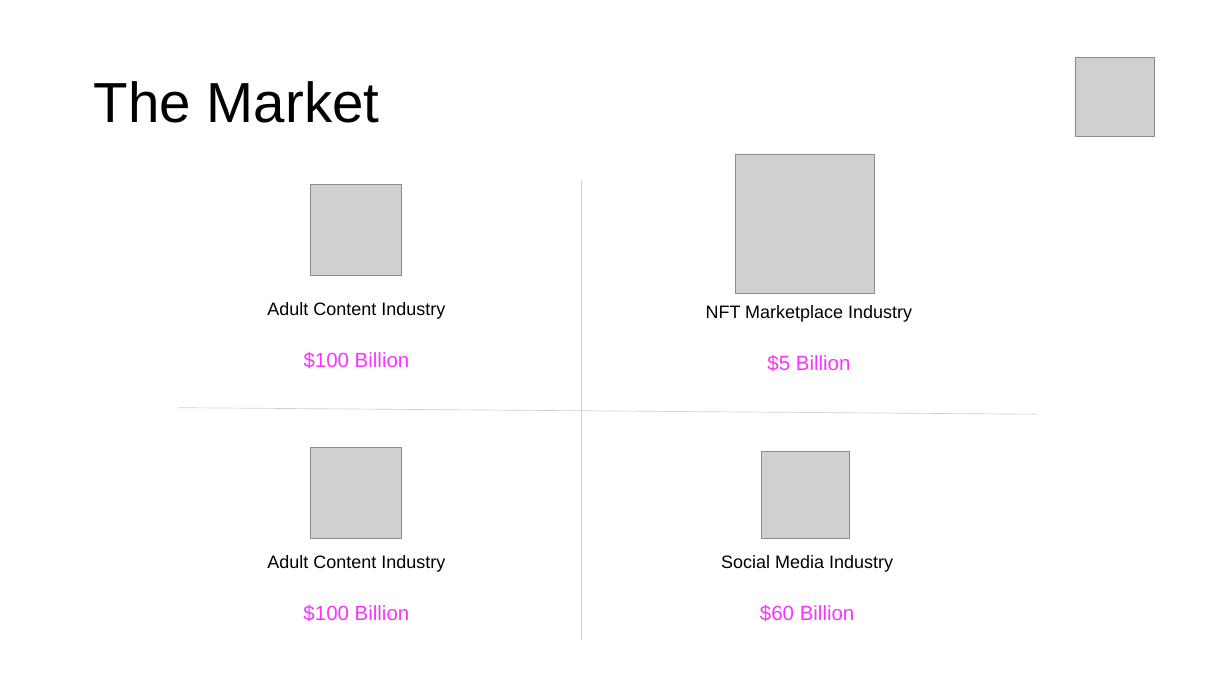
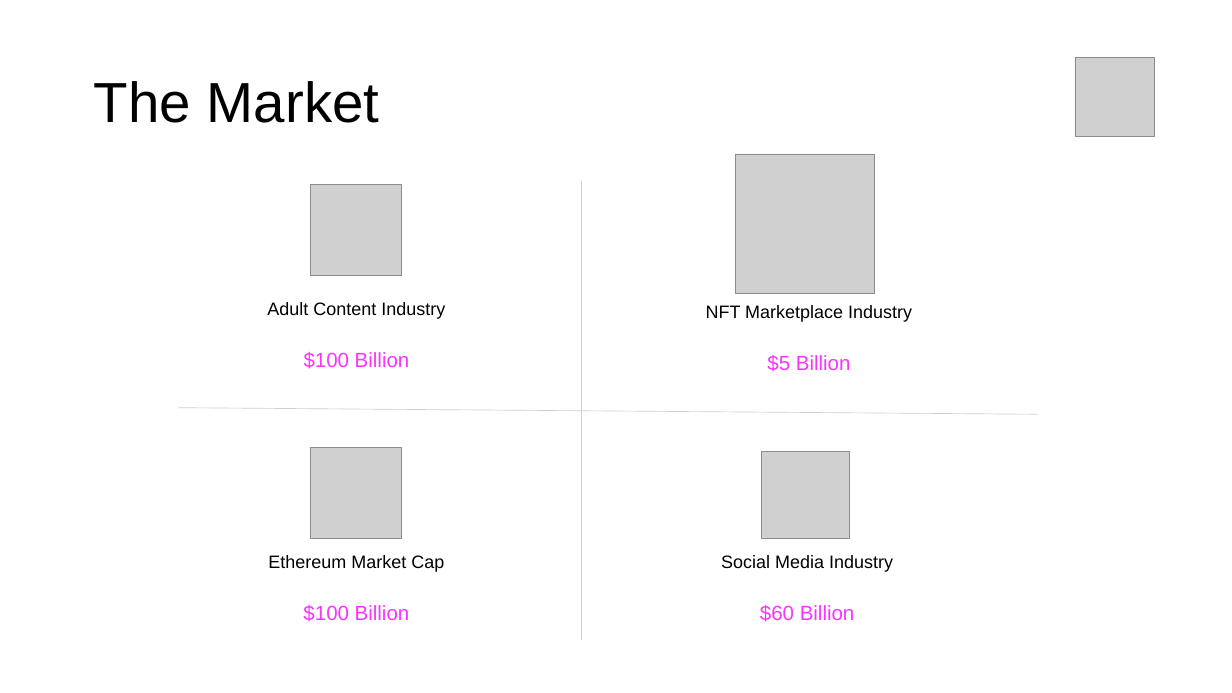
Before and after one commit to own-me/nude-pitch, a slide deck: slide 4 of own-me-pitch.pptx. Drawn at 1232x693 pixels with LibreOffice and Linux fonts; fonts in the diff are those of the drawing; grey boxes stand for pictures. Boxes give left, top, right and bottom in pixels: in the first picture for what was removed or moved away, otherwise in the second. Text is boxed around its words. In the diff, an @@ line names an element or a change of style, - is before the commit and + after.

```diff
--- a/own-me-pitch.pptx
+++ b/own-me-pitch.pptx
@@ text at box(268, 555, 444, 572): text changed @@
-Adult Content Industry
+Ethereum Market Cap
```
Also in this commit, not shown: 3 other slides changed, 1 slide added, 1 slide removed.
